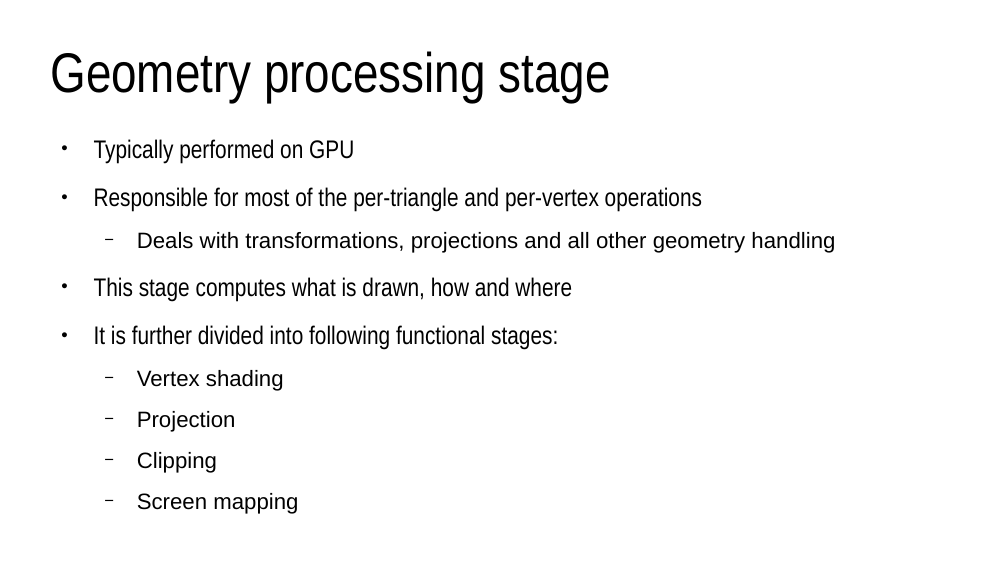
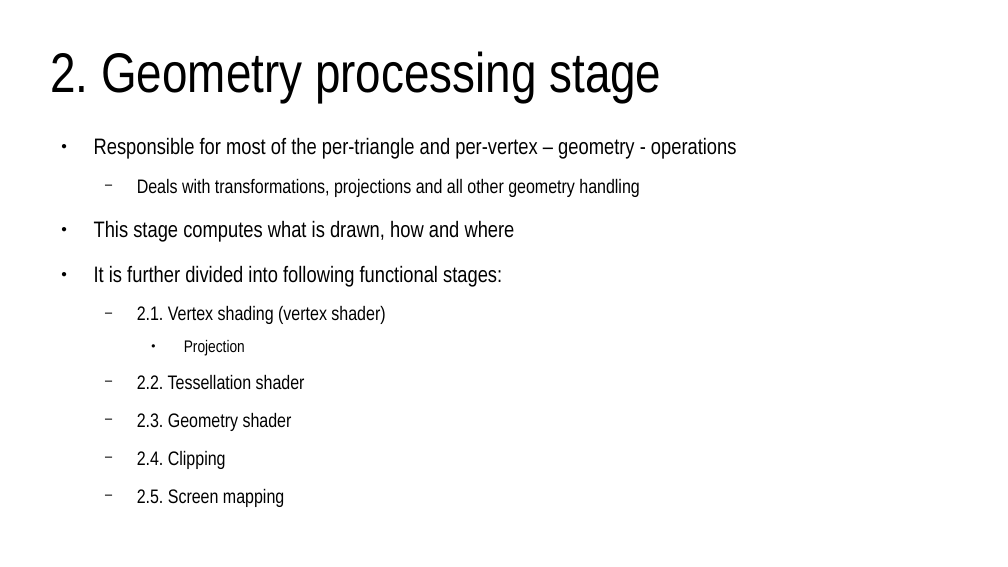
Before and after one commit to lorentzo/IntroductionToComputerGraphics, a slide deck: slide 16 of lectures/4_foundations_rendering/4_3_rasterization.odp (slide 12 before the commit). Drawn at 1008x567 pixels with LibreOffice and Linux fonts; fonts in the diff are those of the drawing. Boxes give left, top, right and bottom in pixels: in the first picture for what was removed or moved away, otherwise in the second. Text is boxed around its words. In the diff, an @@ line names an element or a change of style, - is before the commit and + after.

```diff
--- a/lectures/4_foundations_rendering/4_3_rasterization.odp
+++ b/lectures/4_foundations_rendering/4_3_rasterization.odp
@@ title at [50,51,661,102]: text changed @@
-Geometry processing stage
+2. Geometry processing stage
@@ text at [94,137,737,159]: text changed; size 20 to 17.6 pt @@
-● Typically performed on GPU
-● Responsible for most of the per-triangle and per-vertex operations
+● Responsible for most of the per-triangle and per-vertex – geometry - operations
@@ text at [94,178,639,356]: size 17.5 to 15.4 pt in "Deals with transformations, projections and all other ..."; font Arial to Arial Narrow in "Deals with transformations, projections and all other ...", "Projection"; size 20 to 17.6 pt in "This stage computes what is drawn, how ...", "It is further divided into following functional ..."; size 17.5 to 13.2 pt in "Projection"; bullet − to ●; list level 2 to 3 in "Projection" @@
@@ text at [137,305,385,324]: text changed; size 17.5 to 15.4 pt; font Arial to Arial Narrow @@
-  − Vertex shading
+  − 2.1. Vertex shading (vertex shader)
@@ text at [137,374,305,469]: text changed; size 17.5 to 15.4 pt; font Arial to Arial Narrow @@
-  − Clipping
-  − Screen mapping
+  − 2.2. Tessellation shader
+  − 2.3. Geometry shader
+  − 2.4. Clipping
+  − 2.5. Screen mapping
```
Also in this commit, not shown: 20 other slides changed, 10 slides added, 1 slide removed, 1 other file.
